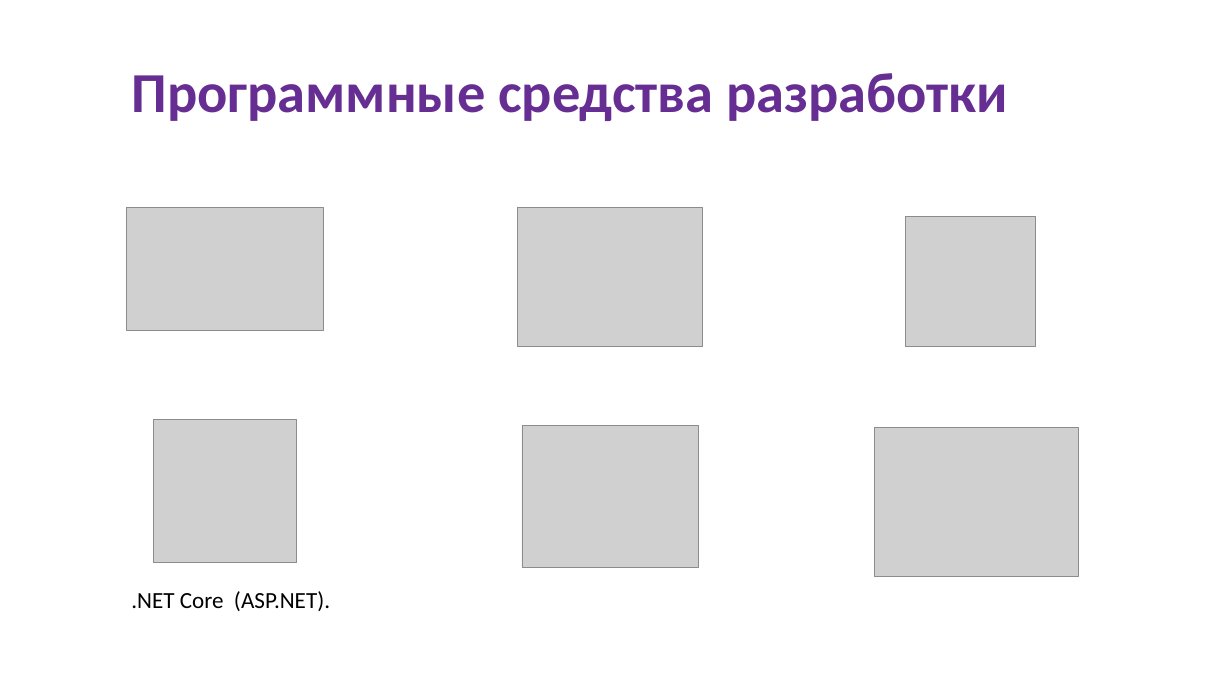
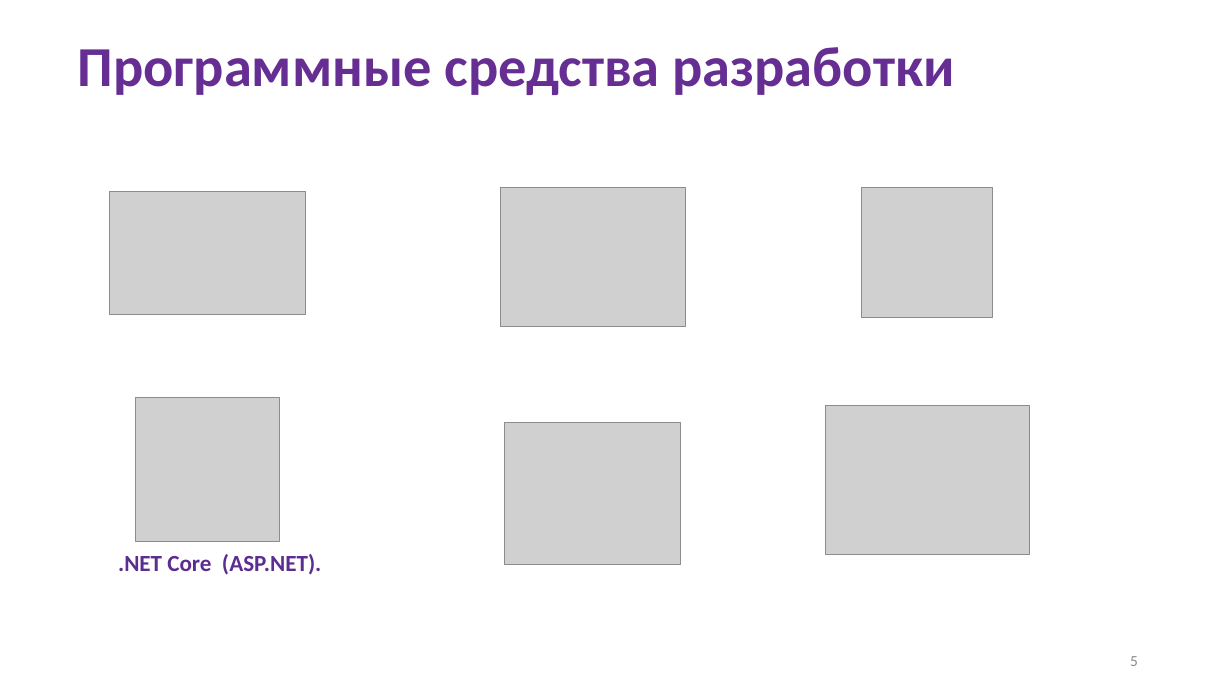
Before and after one commit to Hansola1/VKI, a slide deck: slide 5 of Диплом/Презентация/Бородина_Анастасия_Владимировна_2207Д2.pptx. Drawn at 1232x693 pixels with LibreOffice and Linux fonts; fonts in the diff are those of the drawing; grey boxes stand for pictures. Boxes give left, top, right and bottom in pixels: in the first picture for what was removed or moved away, otherwise in the second. Text is boxed around its words. In the diff, an @@ line names an element or a change of style, - is before the commit and + after.

```diff
--- a/Диплом/Презентация/Бородина_Анастасия_Владимировна_2207Д2.pptx
+++ b/Диплом/Презентация/Бородина_Анастасия_Владимировна_2207Д2.pptx
@@ title "Программные средства разработки": place and size @@
-title "Программные средства разработки" at bbox=[132, 73, 1008, 121]
+title "Программные средства разработки" at bbox=[78, 47, 955, 95]
@@ picture: place and size @@
-picture at bbox=[127, 208, 323, 331]
+picture at bbox=[109, 191, 306, 314]
@@ picture: place and size @@
-picture at bbox=[518, 208, 702, 347]
+picture at bbox=[500, 188, 685, 326]
@@ picture: place and size @@
-picture at bbox=[906, 216, 1036, 347]
+picture at bbox=[862, 188, 993, 318]
@@ picture: place and size @@
-picture at bbox=[153, 420, 297, 563]
+picture at bbox=[136, 397, 279, 541]
@@ picture: place and size @@
-picture at bbox=[875, 428, 1080, 577]
+picture at bbox=[825, 406, 1030, 555]
@@ picture: place and size @@
-picture at bbox=[522, 425, 699, 567]
+picture at bbox=[505, 422, 681, 565]
@@ text ".NET Core (ASP.NET).": place and size @@
-text ".NET Core (ASP.NET)." at bbox=[131, 591, 330, 611]
+text ".NET Core (ASP.NET)." at bbox=[118, 554, 321, 575]
@@ text ".NET Core (ASP.NET)." at bbox=[118, 554, 321, 575]: text colour #000000 to #5C2D91, bold on @@
@@ page number added at bbox=[1130, 656, 1138, 666], 12 pt, text #8C8C8C @@
+5
```
Also in this commit, not shown: 7 other slides changed, 7 slides added, 4 slides removed, 4 other files.
